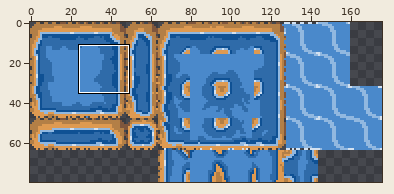
Edited in one commit: sprite sheet (World/war.png). Above: a wide view before the commit, with the close-up outlined.
Close-up. Before the edit:
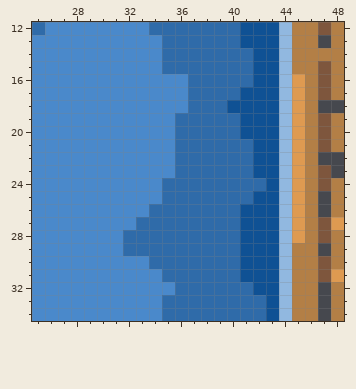
The file is 176x80 pixels. Shown: x 25..48, y 12..34. The commit also changed other parts of the picture, which this record leaves out.
After the commit:
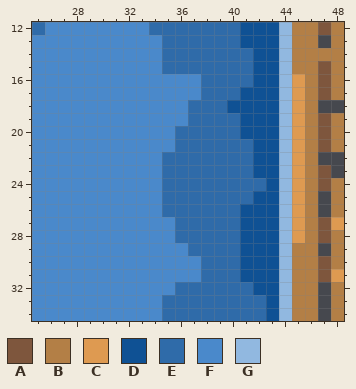
Palette (. is transparent): A #7e563d  B #b37f46  C #de9a51  D #0f5194  E #2f6ba9  F #4a89cb  G #91b8e0
Change:
y 16..17: x 37 E -> F
y 19: x 36 E -> F
y 22..23: x 35 F -> E
y 26: x 34 E -> F
y 27: x 33..35 EEE -> FFF
y 28: x 32..35 EEEE -> FFFF
y 29: x 32..36 EEEEE -> FFFFF
y 30: x 34..37 EEEE -> FFFF
y 31: x 35..37 EEE -> FFF
